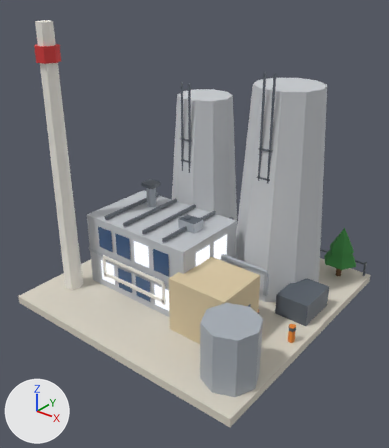
What one commit did to the glTF model public/models/40.glb.
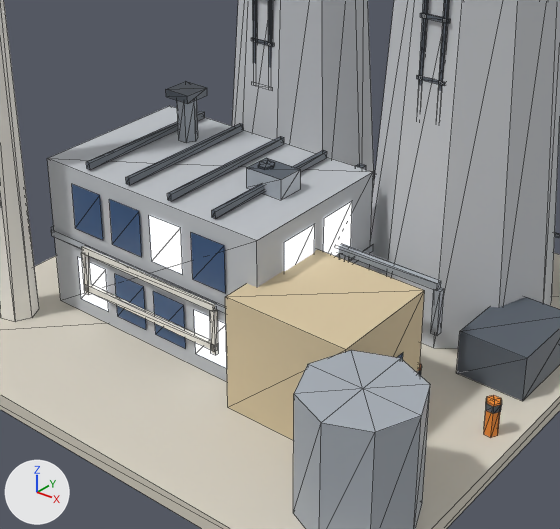
Each version appears first whole from a 50 mm lens placed at (1.082, -1.387, 1.142), pointed at (0.031, -0.073, 0.328), and next in a close-up on the part from 17% to 83% of the width and 32% to 86% of the height. The axes (+X, +Y, +Z) are drawn at lower left. The lights are the same throughout. The last two pictures show the newer version. The close-ups show mesh edges as thin lines. Vertices at exactly the same position are counted once.

In view in the first close-up: 'b40'.
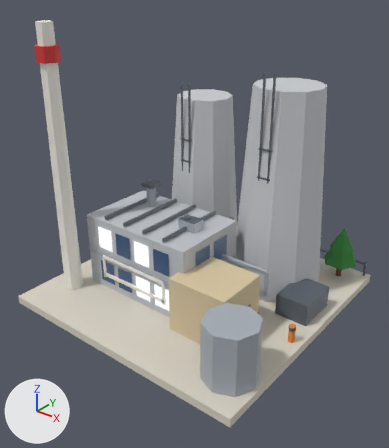
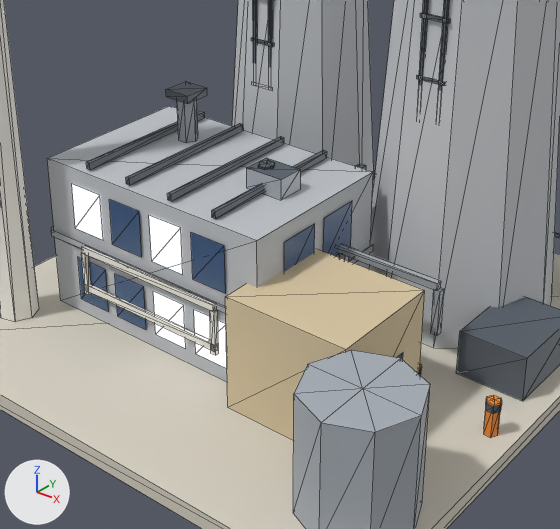
Boxes [x1, y1, x2, y2] around the edits, measured in the close-ups (560 x 529 px; the box of a moved part takes in the faces that stretch with it):
'b40', reshaped, recoloured: [0, 0, 560, 529] in both
part 1 of me_b40, moved or reshaped: before [323, 201, 352, 256]; after [284, 224, 315, 272]
part 2 of me_b40, moved or reshaped: before [72, 184, 103, 240]; after [194, 310, 227, 369]
part 3 of me_b40, moved or reshaped: before [109, 199, 403, 360]; after [72, 184, 403, 360]
part 4 of me_b40, recoloured: [78, 201, 352, 312] in both
part 5 of me_b40, recoloured (blue to white): before [72, 184, 103, 240]; after [72, 184, 186, 349]

The change, as a diff of the scene's bpy script:
```diff
--- a/public/models/40.glb.py
+++ b/public/models/40.glb.py
@@ me_b40 @@
 me_b40.from_pydata(...)  # 929 vertices, 1094 faces; spans x -0.488..0.48, y -0.48..0.48, z 0.0..0.98
 # used by ob_b40; location = (0.0, 0.0, 0.0)
+# me_b40 part 1: the loose piece of 4 vertices spanning x 0.113, y -0.068..0.008, z 0.198..0.282 is moved by (0.0, -0.1, 0.0)
+# me_b40 part 2: the loose piece of 4 vertices spanning x -0.289..-0.221, y -0.233, z 0.198..0.282 is moved by (0.27, 0.0, -0.14)
+# me_b40 part 3: 76 of 929 vertices moved; they spanned x -0.353..0.313, y -0.233..0.073, z 0.058..0.282 and now span x -0.353..0.313, y -0.233..0.073, z 0.058..0.282; mean shift (0.014, 0.005, 0.007); largest move (0.313, -0.174, 0.15) -> (-0.353, 0.008, 0.282)
+# me_b40 part 4: all 30 faces that had it switch from mat_glow_window to mat_glass_dark
+# me_b40 part 5: 12 of the faces centred in x -0.353..-0.154, y -0.233..0.073, z 0.086..0.254 switch from mat_glass_dark to mat_glow_window
 me_b40.materials.append(mat_paving)
```
